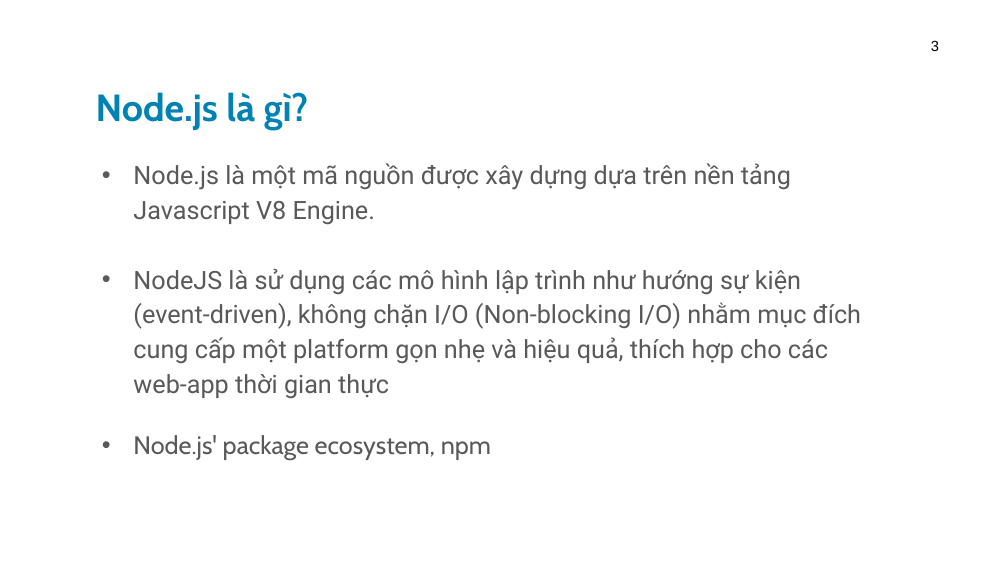
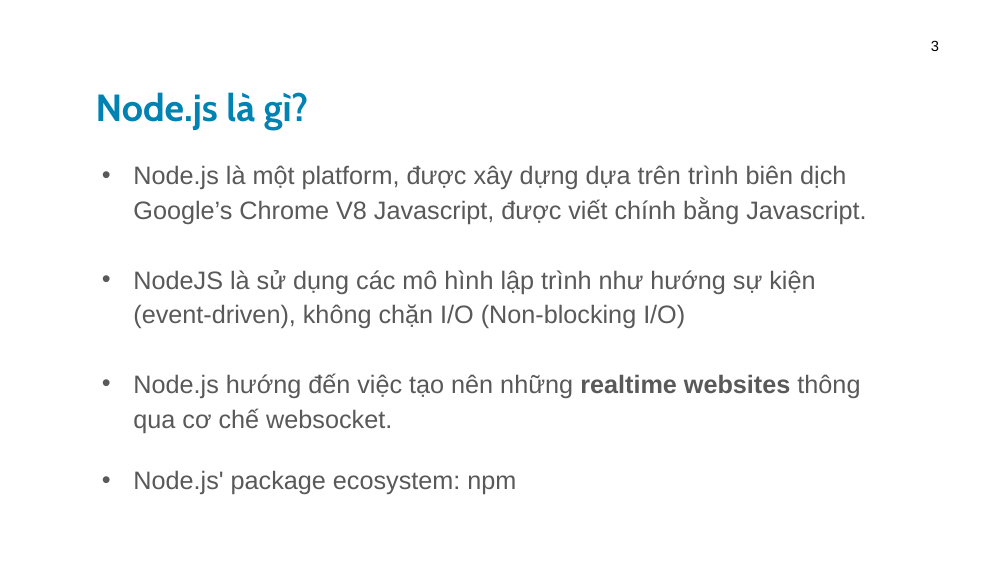
Before and after one commit to leqnam/Simple-Blog-NodeJs-MySQL-Heroku, a slide deck: slide 3 of powerpoint/ppt.pptx. Drawn at 1008x567 pixels with LibreOffice and Linux fonts; fonts in the diff are those of the drawing; background and template pictures are left out. Boxes give left, top, right and bottom in pixels: in the first picture for what was removed or moved away, otherwise in the second. Text is boxed around its words. In the diff, an @@ line names an element or a change of style, - is before the commit and + after.

```diff
--- a/powerpoint/ppt.pptx
+++ b/powerpoint/ppt.pptx
@@ text at (133,165,866,494): text changed; font Roboto to Arial @@
-• Node.js là một mã nguồn được xây dựng dựa trên nền tảng Javascript V8 Engine.
-• NodeJS là sử dụng các mô hình lập trình như hướng sự kiện (event-driven), không chặn I/O (Non-blocking I/O) nhằm mục đích cung cấp một platform gọn nhẹ và hiệu quả, thích hợp cho các web-app thời gian thực
-• Node.js' package ecosystem, npm
+• Node.js là một platform, được xây dựng dựa trên trình biên dịch Google’s Chrome V8 Javascript, được viết chính bằng Javascript.
+• NodeJS là sử dụng các mô hình lập trình như hướng sự kiện (event-driven), không chặn I/O (Non-blocking I/O)
+• Node.js hướng đến việc tạo nên những realtime websites thông qua cơ chế websocket.
+• Node.js' package ecosystem: npm
```
Also in this commit, not shown: 4 other slides changed, 2 slides added.
